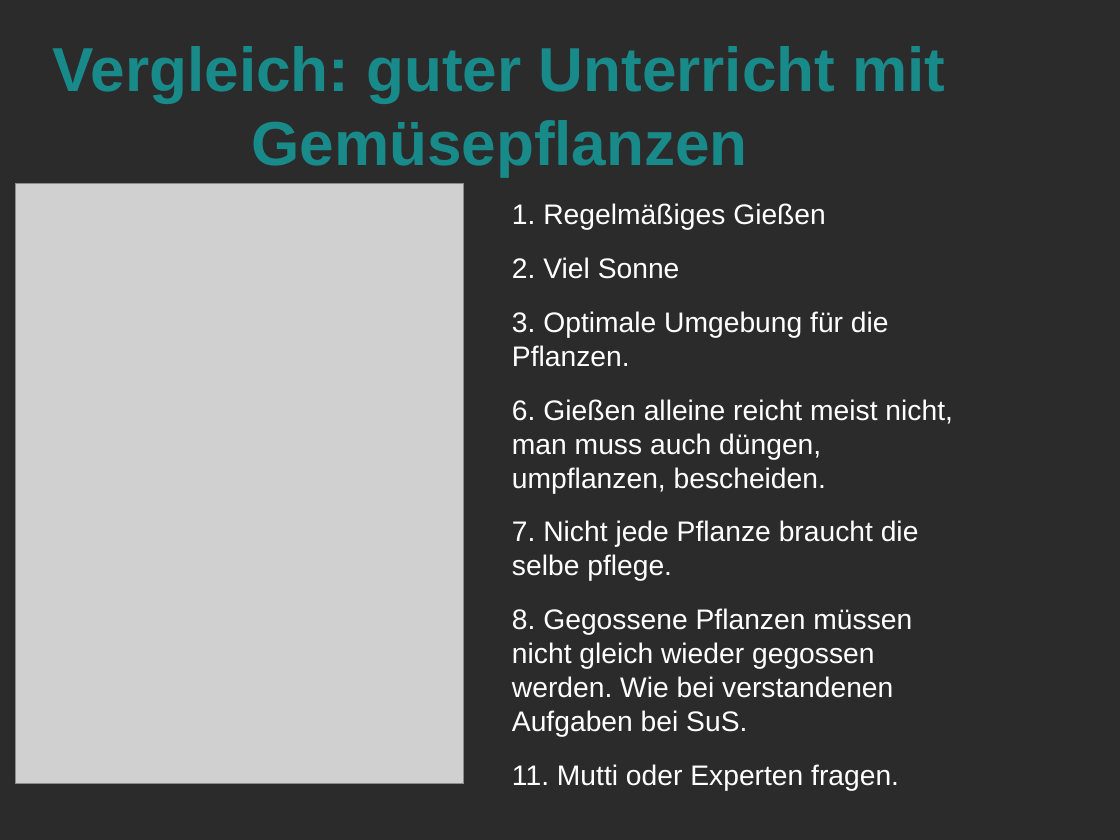
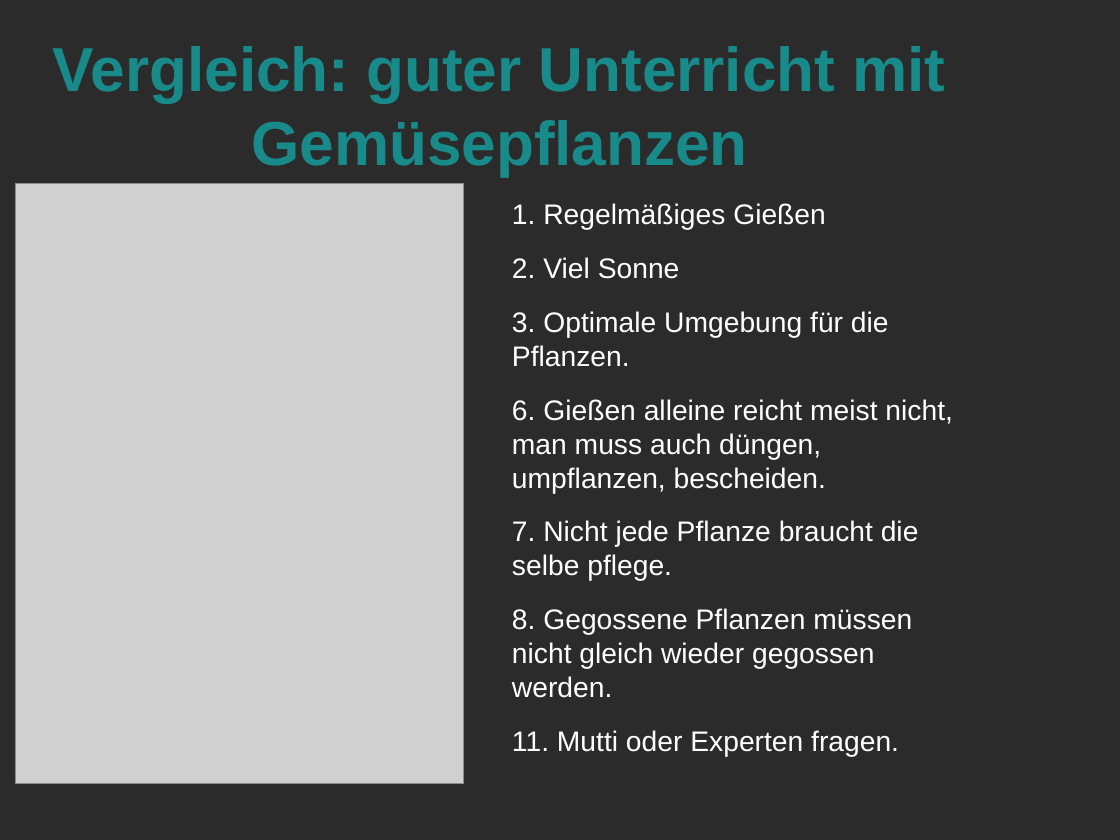
Before and after one commit to LorenzMueller/SS19, a slide deck: slide 28 of Mathe Didaktik/Präsentation.odp (slide 27 before the commit). Drawn at 1120x840 pixels with LibreOffice and Linux fonts; fonts in the diff are those of the drawing; grey boxes stand for pictures; background and template pictures are left out; a plain dark background stands for a picture behind light text. Boxes give left, top, right and bottom in pixels: in the first picture for what was removed or moved away, otherwise in the second. Text is boxed around its words. In the diff, an @@ line names an element or a change of style, - is before the commit and + after.

```diff
--- a/Mathe Didaktik/Präsentation.odp
+++ b/Mathe Didaktik/Präsentation.odp
@@ text at box(512, 608, 912, 698): text changed @@
-8. Gegossene Pflanzen müssen nicht gleich wieder gegossen werden. Wie bei verstandenen Aufgaben bei SuS.
+8. Gegossene Pflanzen müssen nicht gleich wieder gegossen werden.
```
Also in this commit, not shown: 7 other slides changed, 2 slides added, 1 slide removed, 5 other files.
